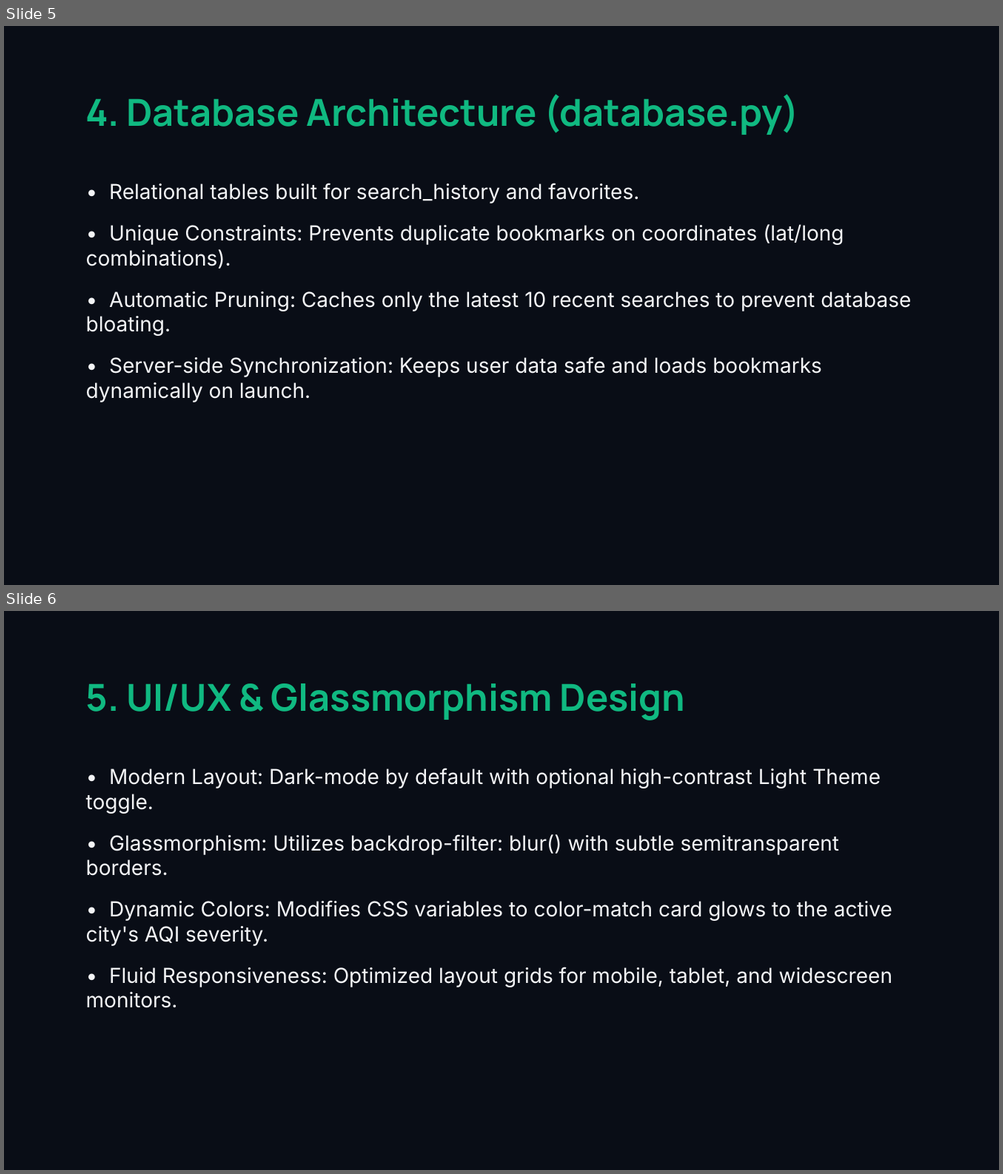
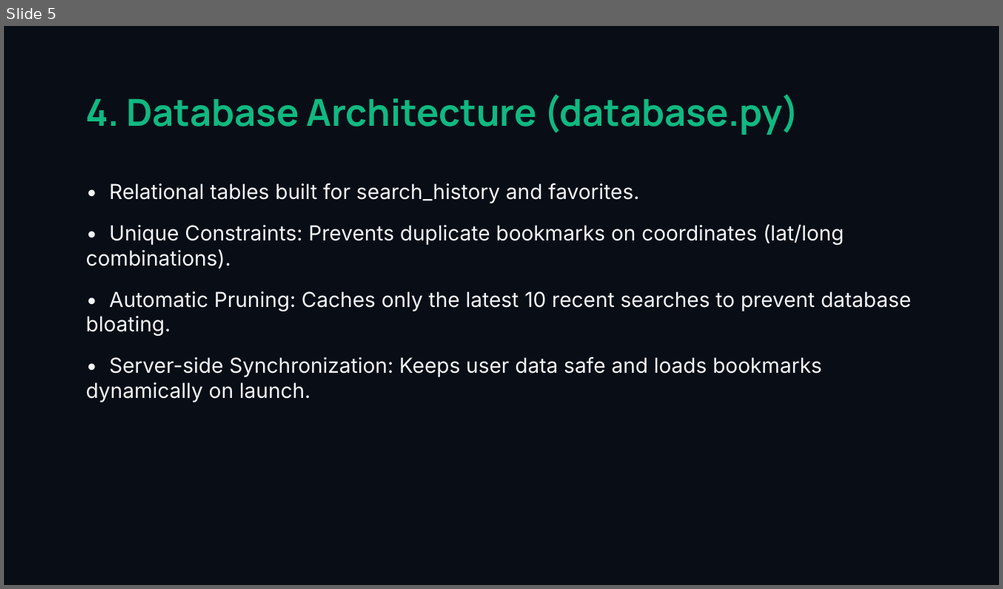
Before and after one commit to Shivaraj519/AeroQuest, a slide deck: AeroQuest_Presentation.pptx. Shown one above the other, each under a label of ours: slides 5 and 6 before the commit, slide 5 after it. The pictures are 1003x1174 and 1003x589 pixels, drawn with LibreOffice and Linux fonts; fonts in the diff are those of the drawing. Boxes give left, top, right and bottom in pixels: in the first picture for what was removed or moved away, otherwise in the second. Text is boxed around its words. In the diff, an @@ line names an element or a change of style, - is before the commit and + after.

```diff
--- a/AeroQuest_Presentation.pptx
+++ b/AeroQuest_Presentation.pptx
@@ slide 6 removed at (4, 611, 999, 1170), background #090D16 @@
@@ text removed at (86, 684, 686, 721) @@
-5. UI/UX & Glassmorphism Design
@@ text removed at (86, 768, 892, 1008) @@
-• Modern Layout: Dark-mode by default with optional high-contrast Light Theme toggle.
-• Glassmorphism: Utilizes backdrop-filter: blur() with subtle semitransparent borders.
-• Dynamic Colors: Modifies CSS variables to color-match card glows to the active city's AQI severity.
-• Fluid Responsiveness: Optimized layout grids for mobile, tablet, and widescreen monitors.
```
Also in this commit, not shown: 5 slides changed, 4 slides added, 3 other slides removed, 1 other file.
